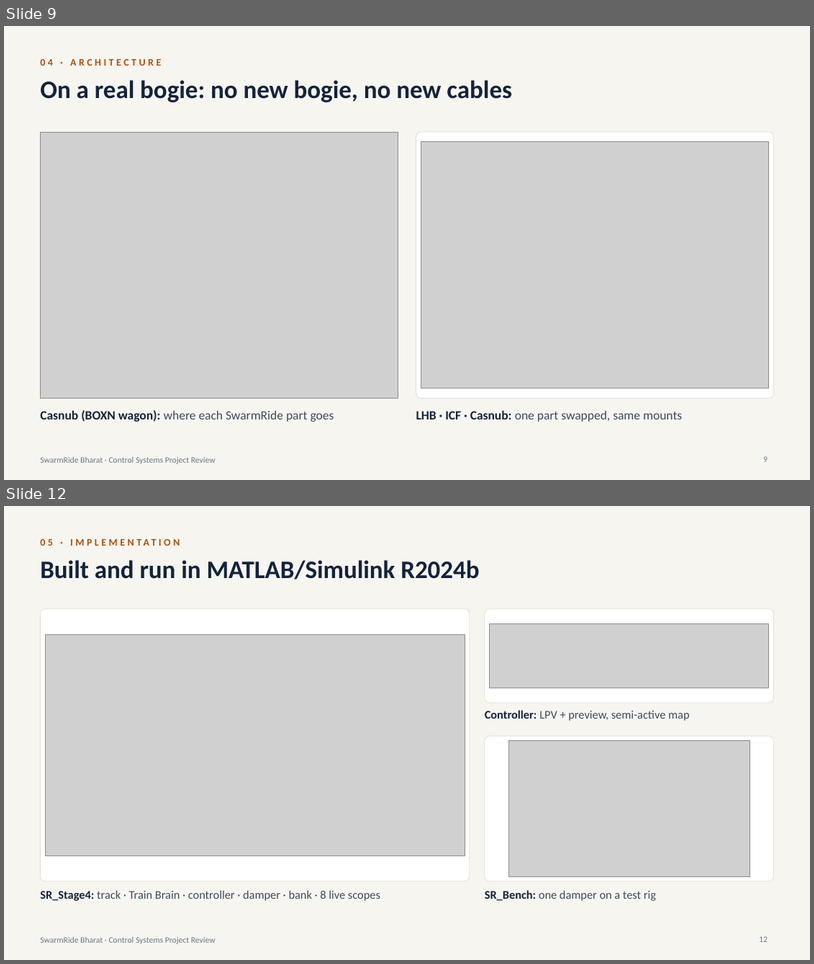
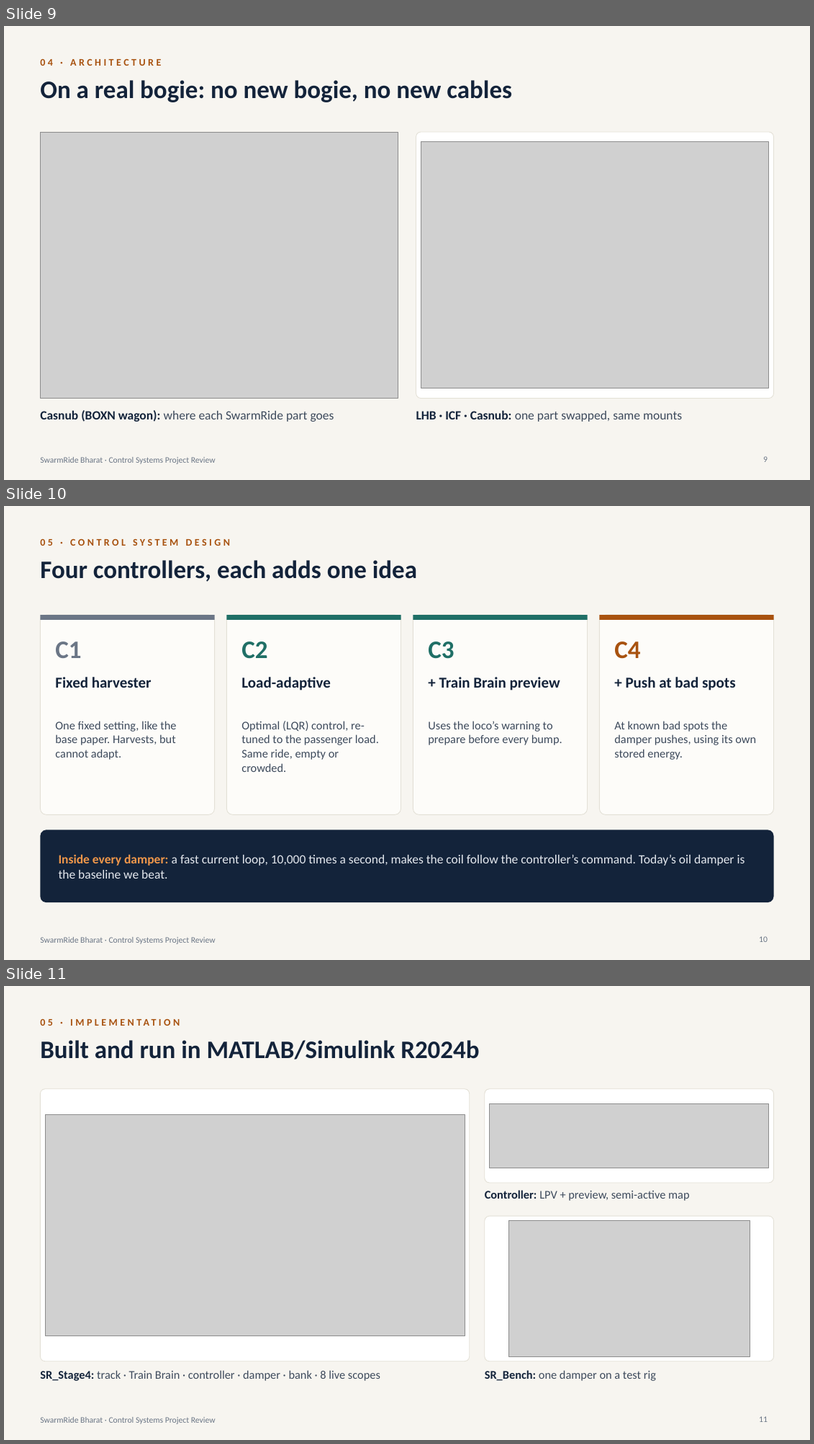
Before and after one commit to Sangeeth0301/SwarmRide-Bharat, a slide deck: presentation/SwarmRide_Bharat_Project_Review.pptx. Shown one above the other, each under a label of ours: slides 9 and 12 before the commit, slides 9, 10 and 11 after it; the slides between them are not shown. The pictures are 814x964 and 814x1444 pixels, drawn with LibreOffice and Linux fonts; fonts in the diff are those of the drawing; grey boxes stand for pictures. Boxes give left, top, right and bottom in pixels: in the first picture for what was removed or moved away, otherwise in the second. Text is boxed around its words. In the diff, an @@ line names an element or a change of style, - is before the commit and + after.

```diff
--- a/presentation/SwarmRide_Bharat_Project_Review.pptx
+++ b/presentation/SwarmRide_Bharat_Project_Review.pptx
@@ slide 10 added at (4,506,810,960), background #F7F5F0; not listed: 1 template element that a slide beside it also shows @@
@@ text added at (40,539,230,546), 12 pt, text #A8520F, bold @@
+05 · CONTROL SYSTEM DESIGN
@@ title added at (40,560,417,582), 30 pt, text #13233A, bold @@
+Four controllers, each adds one idea
@@ rounded rectangle added at (40,615,214,815), fill #FDFCF9, outline #E3E0D6 0.75 pt @@
@@ rectangle added at (40,615,214,620), fill #6B7686 @@
@@ rounded rectangle added at (226,615,401,815), fill #FDFCF9, outline #E3E0D6 0.75 pt @@
@@ rectangle added at (226,615,401,620), fill #1F6F66 @@
@@ rounded rectangle added at (414,615,588,815), fill #FDFCF9, outline #E3E0D6 0.75 pt @@
@@ rectangle added at (414,615,588,620), fill #1F6F66 @@
@@ rounded rectangle added at (600,615,774,815), fill #FDFCF9, outline #E3E0D6 0.75 pt @@
@@ rectangle added at (600,615,774,620), fill #A8520F @@
@@ text added at (55,641,81,658), 30 pt, text #6B7686, bold @@
+C1
@@ text added at (242,641,268,659), 30 pt, text #1F6F66, bold @@
+C2
@@ text added at (428,641,454,659), 30 pt, text #1F6F66, bold @@
+C3
@@ text added at (615,641,640,659), 30 pt, text #A8520F, bold @@
+C4
@@ text added at (55,677,152,687), 18 pt, text #13233A, bold @@
+Fixed harvester
@@ text added at (242,677,331,690), 18 pt, text #13233A, bold @@
+Load-adaptive
@@ text added at (440,677,561,690), 18 pt, text #13233A, bold @@
++ Train Brain preview
@@ text added at (626,677,736,690), 18 pt, text #13233A, bold @@
++ Push at bad spots
@@ text added at (55,721,176,759), 14 pt, text #3D4A5C @@
+One fixed setting, like the base paper. Harvests, but cannot adapt.
@@ text added at (242,721,379,772), 14 pt, text #3D4A5C @@
+Optimal (LQR) control, re-tuned to the passenger load. Same ride, empty or crowded.
@@ text added at (428,721,563,745), 14 pt, text #3D4A5C @@
+Uses the loco’s warning to prepare before every bump.
@@ text added at (615,721,756,759), 14 pt, text #3D4A5C @@
+At known bad spots the damper pushes, using its own stored energy.
@@ rounded rectangle added at (40,830,774,902), fill #13233A @@
@@ text added at (59,854,746,878), 15 pt, text #E4E8EE @@
+Inside every damper: a fast current loop, 10,000 times a second, makes the coil follow the controller’s command. Today’s oil damper is the baseline we beat.
@@ page number added at (759,936,768,942), 10 pt, text #6B7686 @@
+10
@@ what was slide 12 is now slide 11 @@
```
Also in this commit, not shown: 4 slides changed, 2 slides removed.
